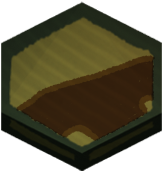
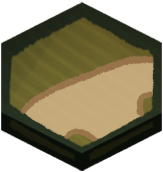
Comparing the layer stacks of the two 163x172 images. Changes:
pixels changed over [left=16, top=55, right=155, bottom=142] (layer not identified)
